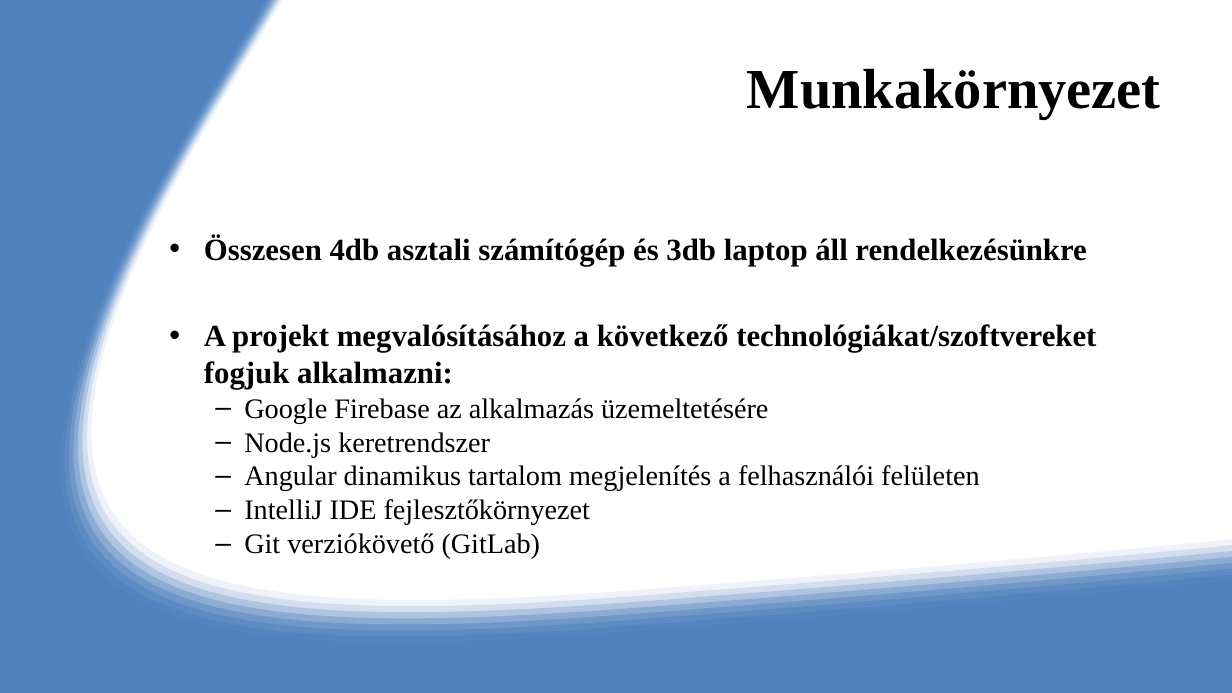
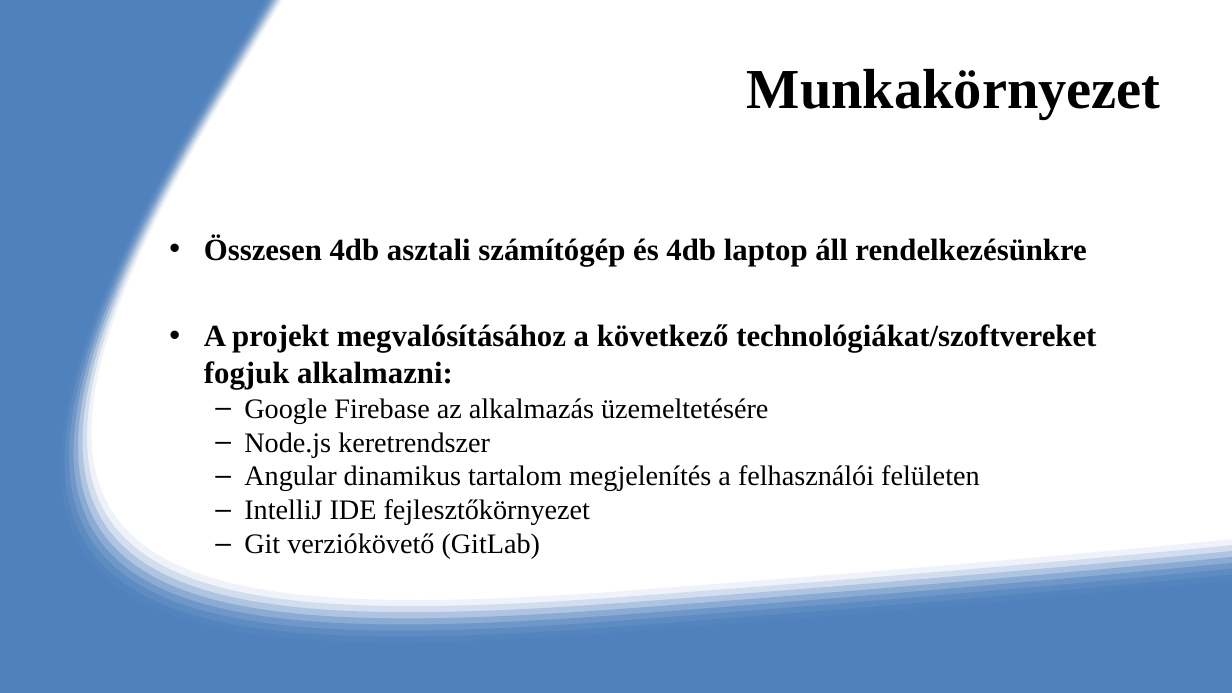
Before and after one commit to NoSignificantFrustration/RF1, a slide deck: slide 4 of Projekt_bemutatás.pptx. Drawn at 1232x693 pixels with LibreOffice and Linux fonts; fonts in the diff are those of the drawing. Boxes give left, top, right and bottom in pixels: in the first picture for what was removed or moved away, otherwise in the second. Text is boxed around its words. In the diff, an @@ line names an element or a change of style, - is before the commit and + after.

```diff
--- a/Projekt_bemutatás.pptx
+++ b/Projekt_bemutatás.pptx
@@ text at box(204, 236, 1086, 266): text changed @@
-• Összesen 4db asztali számítógép és 3db laptop áll rendelkezésünkre
+• Összesen 4db asztali számítógép és 4db laptop áll rendelkezésünkre
```
Also in this commit, not shown: 4 other slides changed, 3 slides removed.
